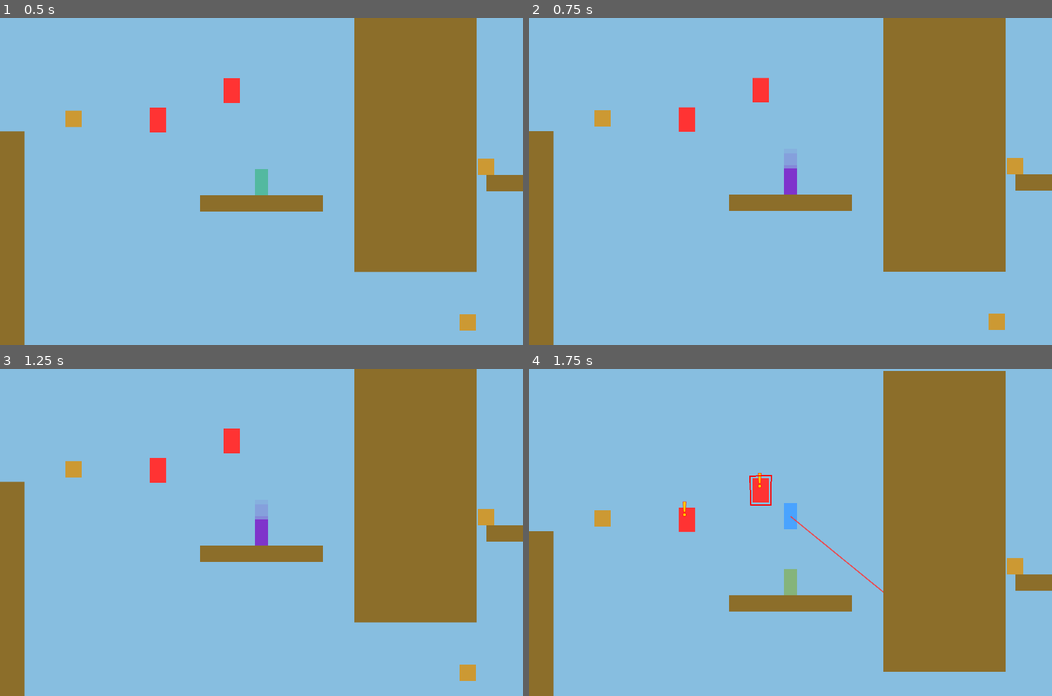
Above: before the commit, frames 1-4 (two rows, left to right).
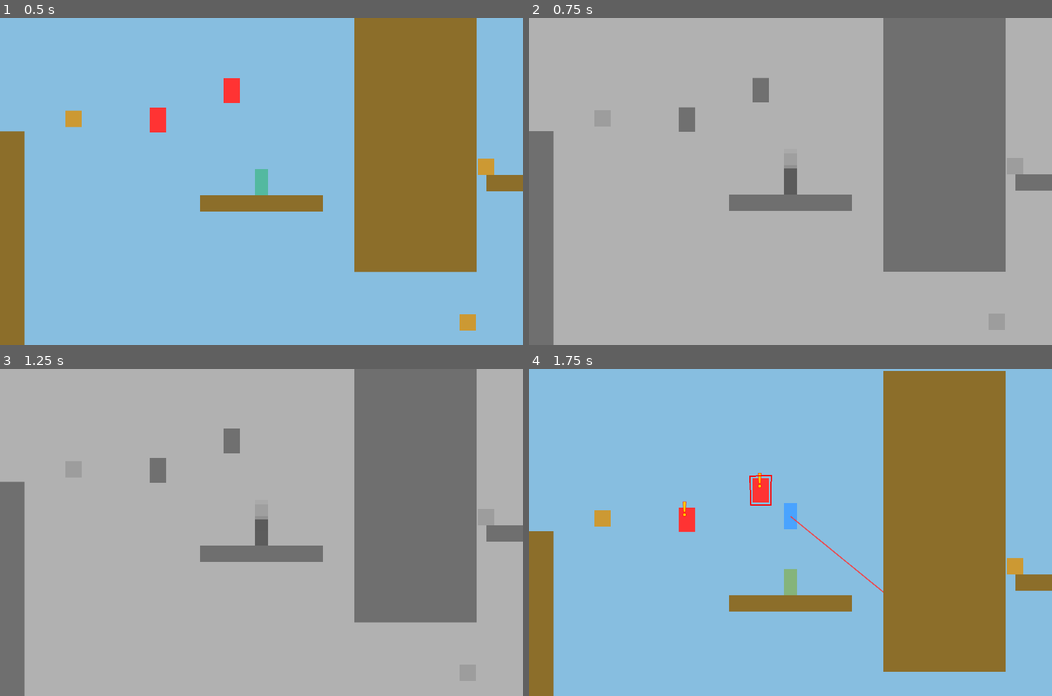
Above: after the commit, the same moments.

Repository: WenyeZhou51/MinuteMark
Game: Godot game, scene res://level.tscn
Same seed, same stepped clock (60 frames per second), same inputs: the game is played once before the commit and once after it. Sound files missing from this copy of the repository are replaced by a short silence.
Inputs (mouse positions are in pixels of both pictures, inside the frame that each line leads up to):
- Up to frame 1 (0.5 s): no input
- Up to frame 2 (0.75 s): move the mouse to (905, 165) at 0.52 s; hold D (move_right) from 0.53 s (still down); hold R (rewind) from 0.53 s (still down)
- Up to frame 3 (1.25 s): keep holding D (move_right); keep holding R (rewind); tap K (jump) at 0.77 s
- Up to frame 4 (1.75 s): tap Enter at 1.25 s; move the mouse to (685, 548) at 1.27 s; release D (move_right) at 1.28 s; release R (rewind) at 1.28 s; hold S (move_down) from 1.28 s (still down); tap J (melee_attack) at 1.35 s; tap K (jump) at 1.52 s; tap R (rewind) at 1.55 s

Frame 1 is identical in both runs. In frame 2, 100% of the frame differs, in the area x 0-100%, y 0-100%; in frame 3, 100%; in frame 4, nothing differs.

Commit message:
black and white during rewind

Diff:
--- a/player.gd
+++ b/player.gd
@@ -276,6 +276,7 @@
 var rewind_target_time: float = 0.0  # Target time (2 seconds ago) for rewind
 var rewind_path_visualization: Node2D = null  # Container for ghost path visuals
 var ghost_markers: Array[Node2D] = []  # Array of ghost marker nodes
+var grayscale_overlay: ColorRect = null  # Grayscale overlay for rewind effect
 
 # Component references
 @onready var coyote_timer: Timer = $CoyoteTimer
@@ -2985,6 +2986,10 @@
 	original_time_scale = Engine.time_scale
 	is_in_rewind_slowmo = true
 	Engine.time_scale = rewind_slowmo_scale
+
+	# Enable grayscale overlay
+	_enable_grayscale_overlay()
+
 	print("[REWIND] Entered slow-mo (time_scale: ", rewind_slowmo_scale, ")")
 
 
@@ -2995,6 +3000,10 @@
 
 	is_in_rewind_slowmo = false
 	Engine.time_scale = original_time_scale
+
+	# Disable grayscale overlay
+	_disable_grayscale_overlay()
+
 	print("[REWIND] Exited slow-mo (restored time_scale: ", original_time_scale, ")")
 
 
@@ -3099,6 +3108,90 @@
 		rewind_path_visualization = null
 
 	print("[REWIND] Cleared ghost path visualization")
+
+
+func _enable_grayscale_overlay() -> void:
+	"""Enable grayscale overlay effect on the screen."""
+	# Find or create the grayscale overlay
+	var canvas_layer = get_tree().root.get_node_or_null("GrayscaleOverlay")
+	if not canvas_layer:
+		# Create a canvas layer for grayscale overlay
+		canvas_layer = CanvasLayer.new()
+		canvas_layer.name = "GrayscaleOverlay"
+		canvas_layer.layer = 200  # Very high layer to affect everything
+		get_tree().root.call_deferred("add_child", canvas_layer)
+
+		# Wait for canvas_layer to be added before adding children
+		await get_tree().process_frame
+
+		# Create ColorRect for grayscale overlay
+		# SCREEN_TEXTURE should work directly without BackBufferCopy in Godot 4
+		var color_rect = ColorRect.new()
+		color_rect.name = "GrayscaleRect"
+		color_rect.set_anchors_preset(Control.PRESET_FULL_RECT)
+		color_rect.set_offsets_preset(Control.PRESET_FULL_RECT)  # Ensure it covers full screen
+		color_rect.mouse_filter = Control.MOUSE_FILTER_IGNORE
+		color_rect.color = Color.WHITE
+		color_rect.modulate = Color.WHITE
+		color_rect.visible = true
+
+		# Get viewport to ensure proper sizing
+		var viewport = get_viewport()
+		if viewport:
+			var viewport_size = viewport.get_visible_rect().size
+			color_rect.size = viewport_size
+			color_rect.position = Vector2.ZERO
+			print("[REWIND] Viewport size: ", viewport_size, ", ColorRect size: ", color_rect.size)
+
+		# Load and apply grayscale shader
+		var shader = load("res://shaders/grayscale_overlay.gdshader")
+		if shader:
+			var shader_material = ShaderMaterial.new()
+			shader_material.shader = shader
+			shader_material.set_shader_parameter("intensity", 1.0)
+			color_rect.material = shader_material
+			print("[REWIND] Grayscale shader loaded and applied successfully")
+			print("[REWIND] ColorRect visible: ", color_rect.visible, ", has material: ", color_rect.material != null)
+		else:
+			print("[REWIND] ERROR: Could not load grayscale shader at res://shaders/grayscale_overlay.gdshader")
+
+		# Add ColorRect to canvas layer
+		canvas_layer.add_child(color_rect)
+		grayscale_overlay = color_rect
+	else:
+		grayscale_overlay = canvas_layer.get_node_or_null("GrayscaleRect")
+		if grayscale_overlay:
+			if grayscale_overlay.material:
+				grayscale_overlay.material.set_shader_parameter("intensity", 1.0)
+				print("[REWIND] Grayscale overlay material found and intensity set to 1.0")
+			else:
+				print("[REWIND] WARNING: Grayscale overlay has no material")
+			grayscale_overlay.visible = true
+			print("[REWIND] Grayscale overlay made visible")
+		else:
+			print("[REWIND] WARNING: Could not find GrayscaleRect in canvas layer")
+
+	print("[REWIND] Enabled grayscale overlay")
+
+
+func _disable_grayscale_overlay() -> void:
+	"""Disable grayscale overlay effect on the screen."""
+	if grayscale_overlay and is_instance_valid(grayscale_overlay):
+		# Fade out the effect by setting intensity to 0
+		if grayscale_overlay.material:
+			grayscale_overlay.material.set_shader_parameter("intensity", 0.0)
+		grayscale_overlay.visible = false
+		grayscale_overlay = null
+
+	# Optionally remove the canvas layer (or keep it for reuse)
+	var canvas_layer = get_tree().root.get_node_or_null("GrayscaleOverlay")
+	if canvas_layer:
+		# Keep the layer but hide it for reuse
+		var color_rect = canvas_layer.get_node_or_null("GrayscaleRect")
+		if color_rect:
+			color_rect.visible = false
+
+	print("[REWIND] Disabled grayscale overlay")
 
 
 func _perform_rewind() -> void:
--- /dev/null
+++ b/shaders/grayscale_overlay.gdshader
@@ -0,0 +1,20 @@
+shader_type canvas_item;
+
+// Grayscale overlay shader - converts screen to black and white
+uniform sampler2D screen_texture : hint_screen_texture, filter_linear_mipmap;
+uniform float intensity : hint_range(0.0, 1.0) = 1.0;
+
+void fragment() {
+	// Sample the screen texture using the uniform with hint_screen_texture
+	// SCREEN_UV provides the correct UV coordinates for the screen texture
+	vec4 screen_color = texture(screen_texture, SCREEN_UV);
+
+	// Convert to grayscale using standard luminance weights
+	float gray = dot(screen_color.rgb, vec3(0.299, 0.587, 0.114));
+
+	// Blend between original color and grayscale based on intensity
+	vec3 final_color = mix(screen_color.rgb, vec3(gray), intensity);
+
+	// Output with full alpha
+	COLOR = vec4(final_color, 1.0);
+}
